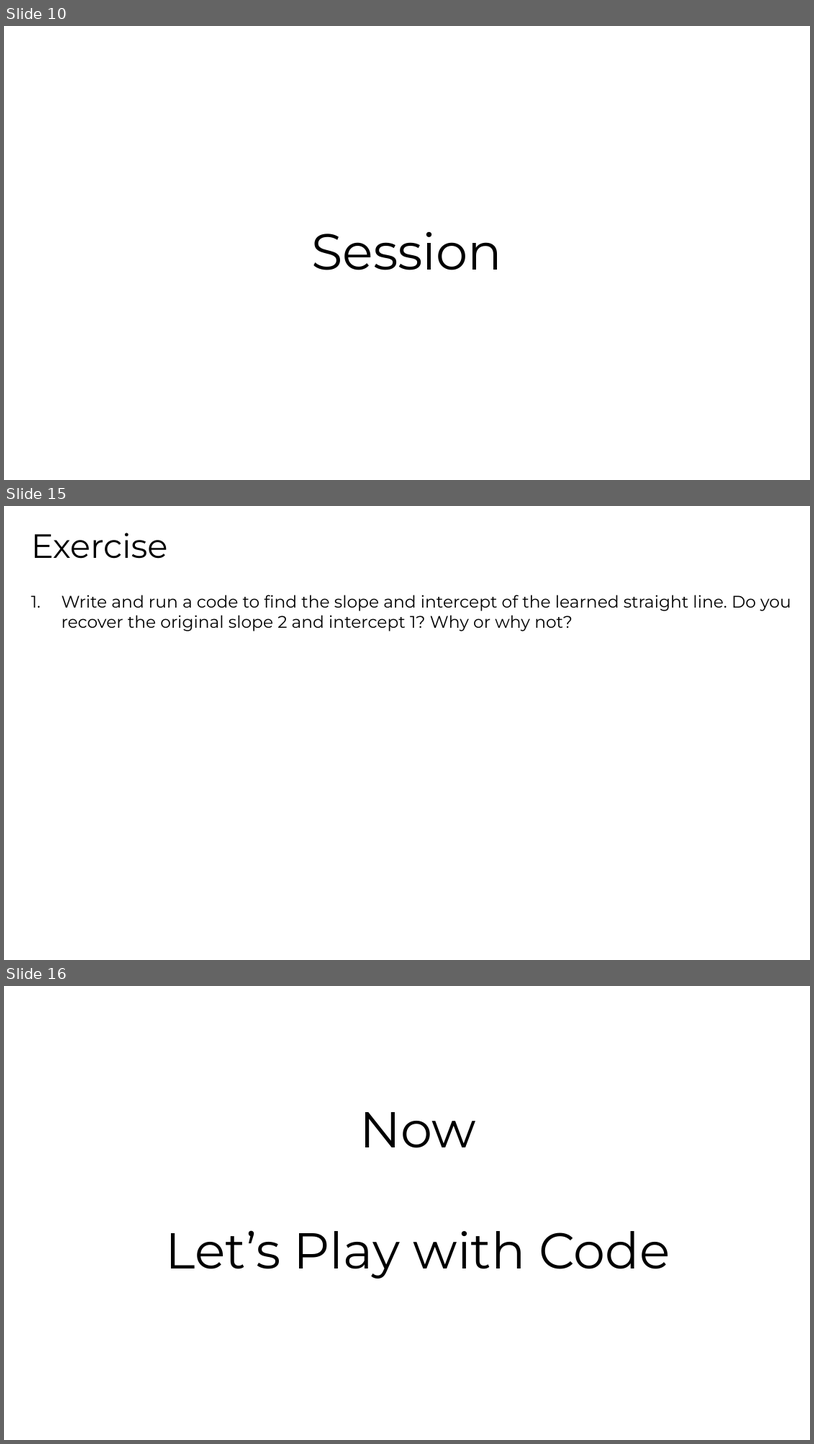
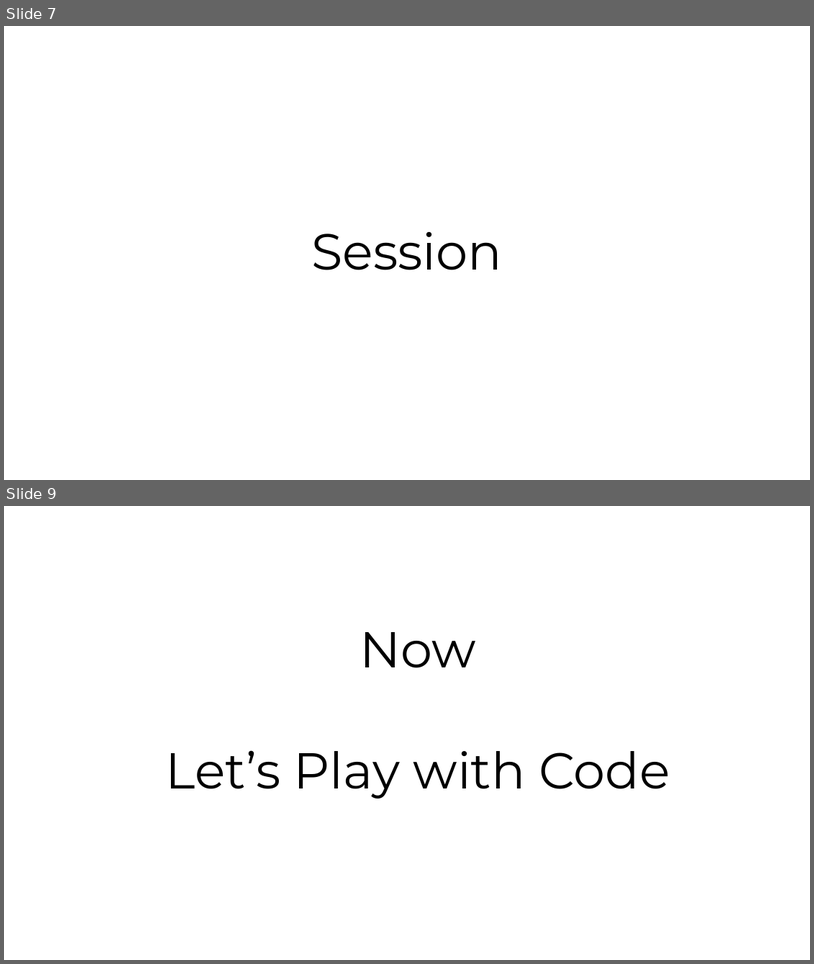
Before and after one commit to SungchulLee/tensorflow, a slide deck: 그래프와 세션.pptx. Shown one above the other, each under a label of ours: slides 10, 15 and 16 before the commit, slides 7 and 9 after it; the slides between them are not shown. The pictures are 814x1444 and 814x964 pixels, drawn with LibreOffice and Linux fonts; fonts in the diff are those of the drawing. Boxes give left, top, right and bottom in pixels: in the first picture for what was removed or moved away, otherwise in the second. Text is boxed around its words. In the diff, an @@ line names an element or a change of style, - is before the commit and + after.

Commit message:
add

```diff
--- a/그래프와 세션.pptx
+++ b/그래프와 세션.pptx
@@ slide 15 removed at <box>4,506,810,960</box>, background #FFFFFF @@
@@ text removed at <box>31,533,168,559</box> @@
-Exercise
@@ text removed at <box>62,595,792,631</box> @@
-1. Write and run a code to find the slope and intercept of the learned straight line. Do you recover the original slope 2 and intercept 1? Why or why not?
@@ what was slide 10 is now slide 7 @@
@@ what was slide 16 is now slide 9 @@
```
Also in this commit, not shown: 4 slides added, 10 other slides removed.
